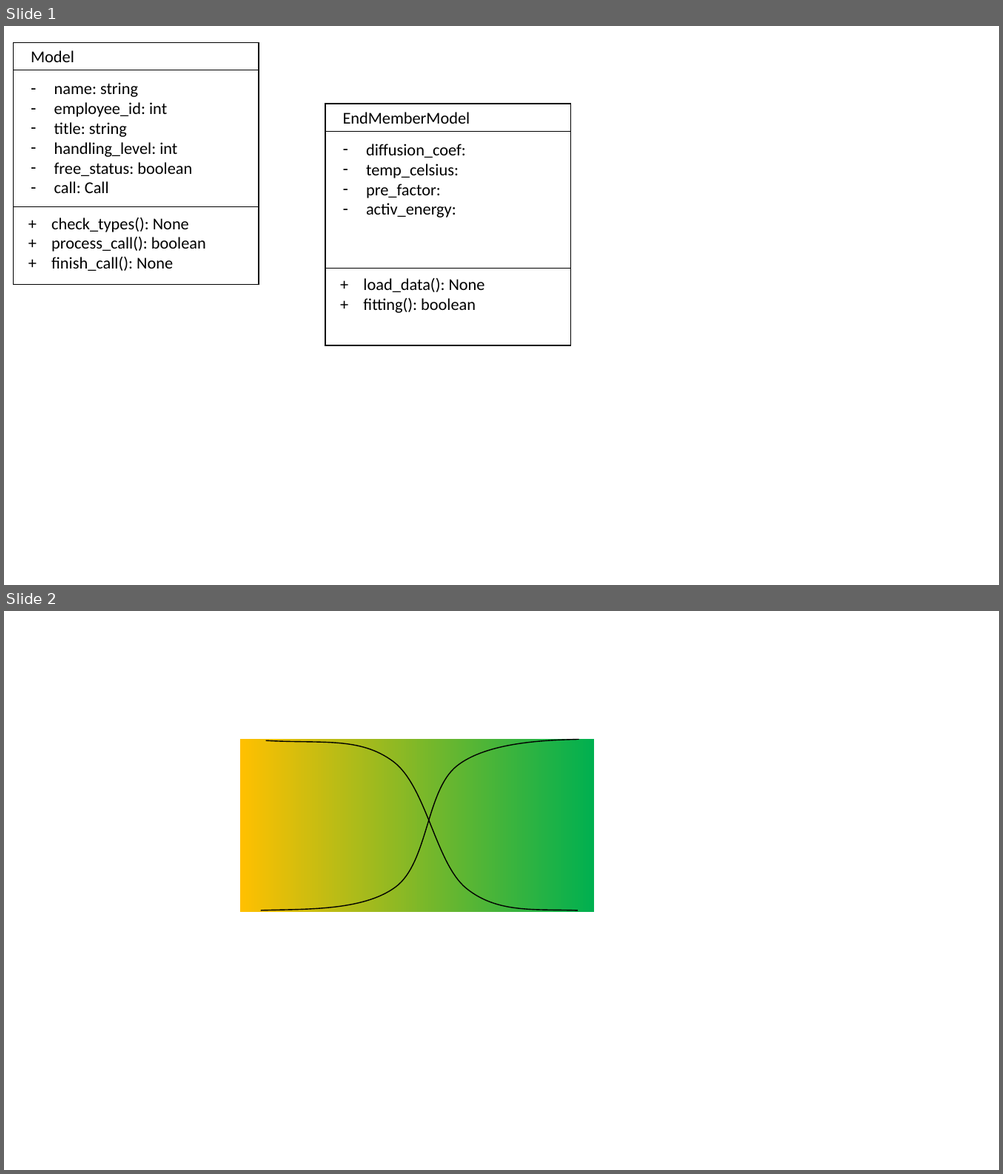
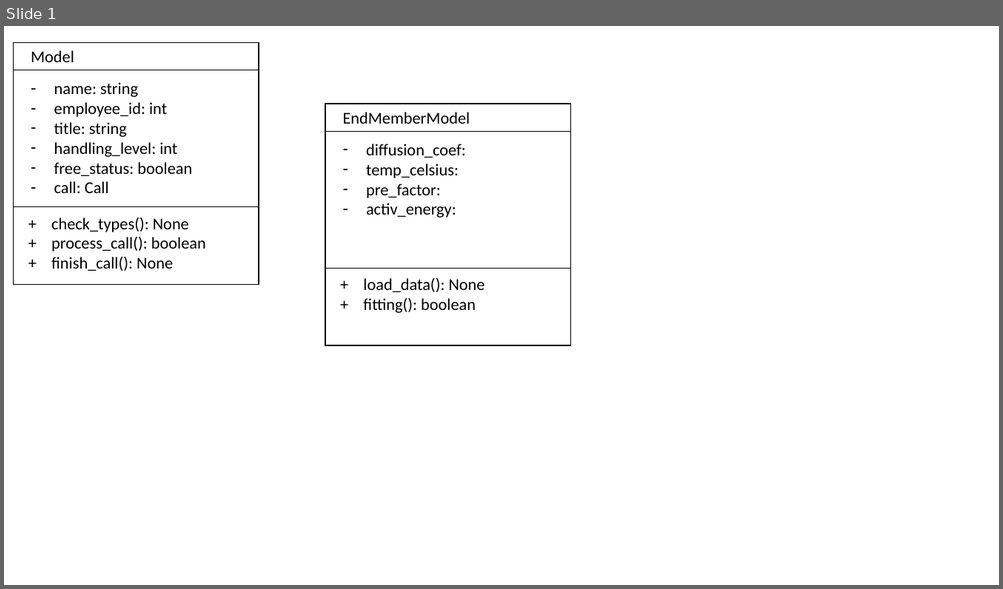
Before and after one commit to Chuangye-Wang/DCModeling, a slide deck: design.pptx. Shown one above the other, each under a label of ours: slides 1 and 2 before the commit, slide 1 after it. The pictures are 1003x1174 and 1003x589 pixels, drawn with LibreOffice and Linux fonts; fonts in the diff are those of the drawing. Boxes give left, top, right and bottom in pixels: in the first picture for what was removed or moved away, otherwise in the second. Text is boxed around its words. In the diff, an @@ line names an element or a change of style, - is before the commit and + after.

```diff
--- a/design.pptx
+++ b/design.pptx
@@ slide 2 removed at box(4, 611, 999, 1170), background #FFFFFF @@
@@ rectangle removed at box(241, 738, 595, 911) @@
@@ freeform shape removed at box(261, 739, 578, 911) @@
@@ freeform shape removed at box(266, 741, 578, 911) @@
```
Also in this commit, not shown: 1 slide changed, 1 slide added, 10 other files.
